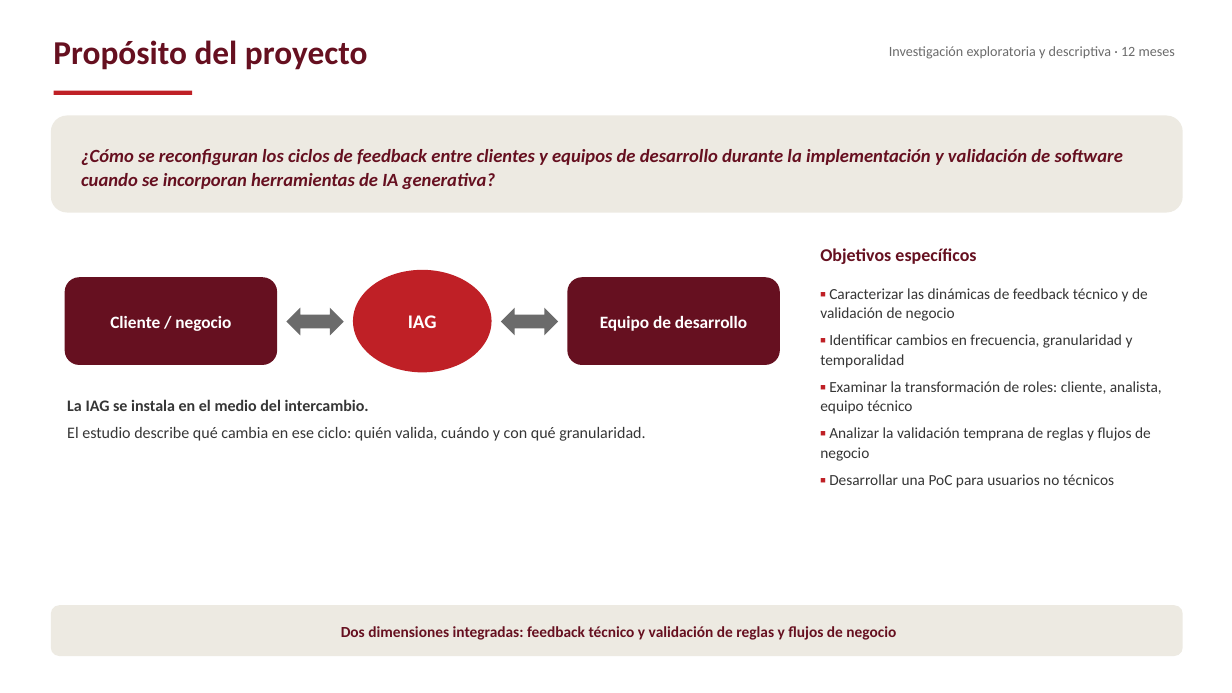
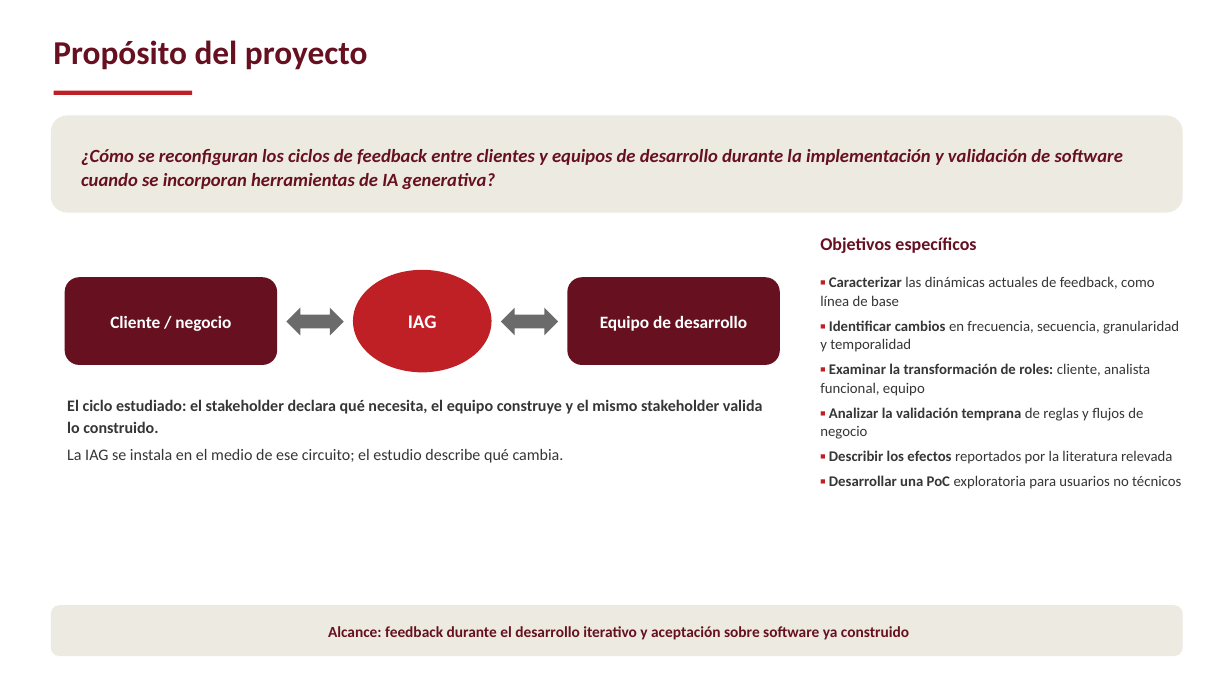
Before and after one commit to vickychappuis/Tesis, a slide deck: slide 2 of sprint 20/seminario_avances.pptx. Drawn at 1232x693 pixels with LibreOffice and Linux fonts; fonts in the diff are those of the drawing. Boxes give left, top, right and bottom in pixels: in the first picture for what was removed or moved away, otherwise in the second. Text is boxed around its words. In the diff, an @@ line names an element or a change of style, - is before the commit and + after.

```diff
--- a/sprint 20/seminario_avances.pptx
+++ b/sprint 20/seminario_avances.pptx
@@ text removed at (889, 46, 1175, 59) @@
-Investigación exploratoria y descriptiva · 12 meses
@@ text "Objetivos específicos": place and size @@
-text "Objetivos específicos" at (820, 248, 976, 264)
+text "Objetivos específicos" at (820, 237, 976, 253)
@@ text "▪ Caracterizar las dinámicas actuales ...": place and size @@
-text "▪ Caracterizar las dinámicas actuales ..." at (820, 288, 1162, 488)
+text "▪ Caracterizar las dinámicas actuales ..." at (820, 276, 1181, 489)
@@ text at (820, 276, 1179, 396): text changed; size 12 to 11.5 pt @@
-▪ Caracterizar las dinámicas de feedback técnico y de validación de negocio
-▪ Identificar cambios en frecuencia, granularidad y temporalidad
-▪ Examinar la transformación de roles: cliente, analista, equipo técnico
+▪ Caracterizar las dinámicas actuales de feedback, como línea de base
+▪ Identificar cambios en frecuencia, secuencia, granularidad y temporalidad
+▪ Examinar la transformación de roles: cliente, analista funcional, equipo
@@ text at (67, 399, 763, 463): text changed; bold on @@
-La IAG se instala en el medio del intercambio.
-El estudio describe qué cambia en ese ciclo: quién valida, cuándo y con qué granularidad.
+El ciclo estudiado: el stakeholder declara qué necesita, el equipo construye y el mismo stakeholder valida lo construido.
+La IAG se instala en el medio de ese circuito; el estudio describe qué cambia.
@@ text at (820, 407, 1143, 439): size 12 to 11.5 pt in "▪ Analizar la validación temprana de reglas ..."; bold on in "Analizar la validación temprana"; less space between paragraphs @@
@@ text at (829, 450, 1181, 489): text changed; size 12 to 11.5 pt @@
-▪ Desarrollar una PoC para usuarios no técnicos
+▪ Describir los efectos reportados por la literatura relevada
+▪ Desarrollar una PoC exploratoria para usuarios no técnicos
@@ text at (328, 626, 909, 640): text changed @@
-Dos dimensiones integradas: feedback técnico y validación de reglas y flujos de negocio
+Alcance: feedback durante el desarrollo iterativo y aceptación sobre software ya construido
```
Also in this commit, not shown: 4 other slides changed, 1 slide added.
